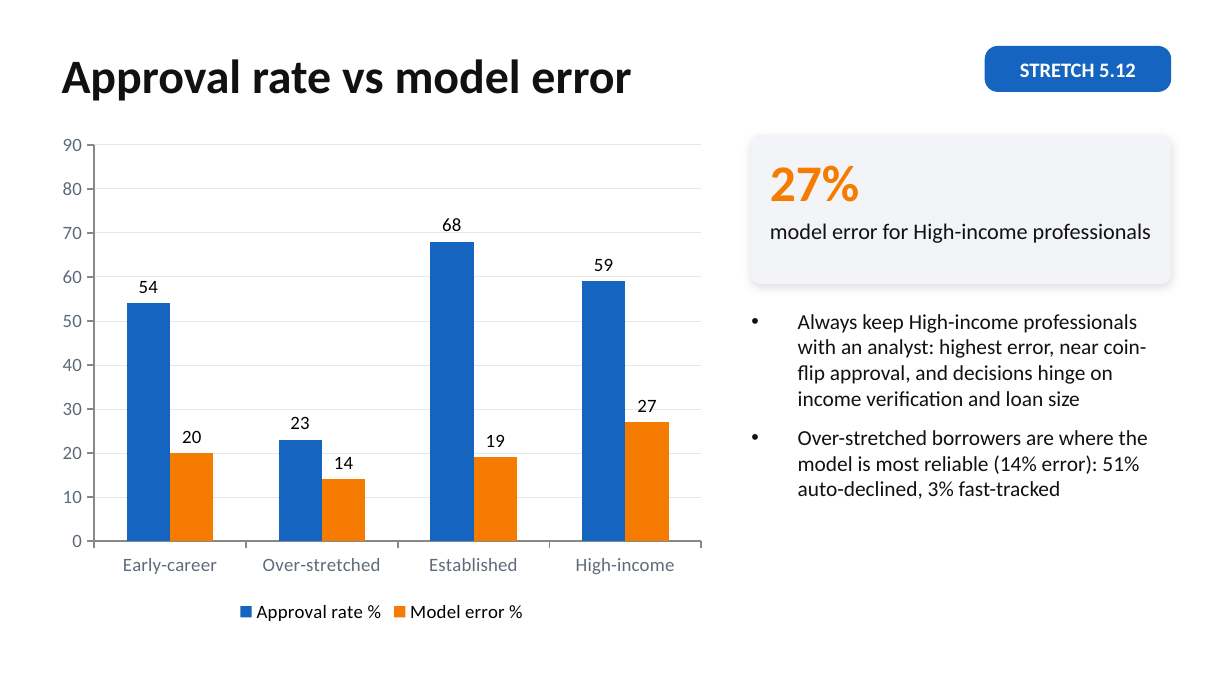
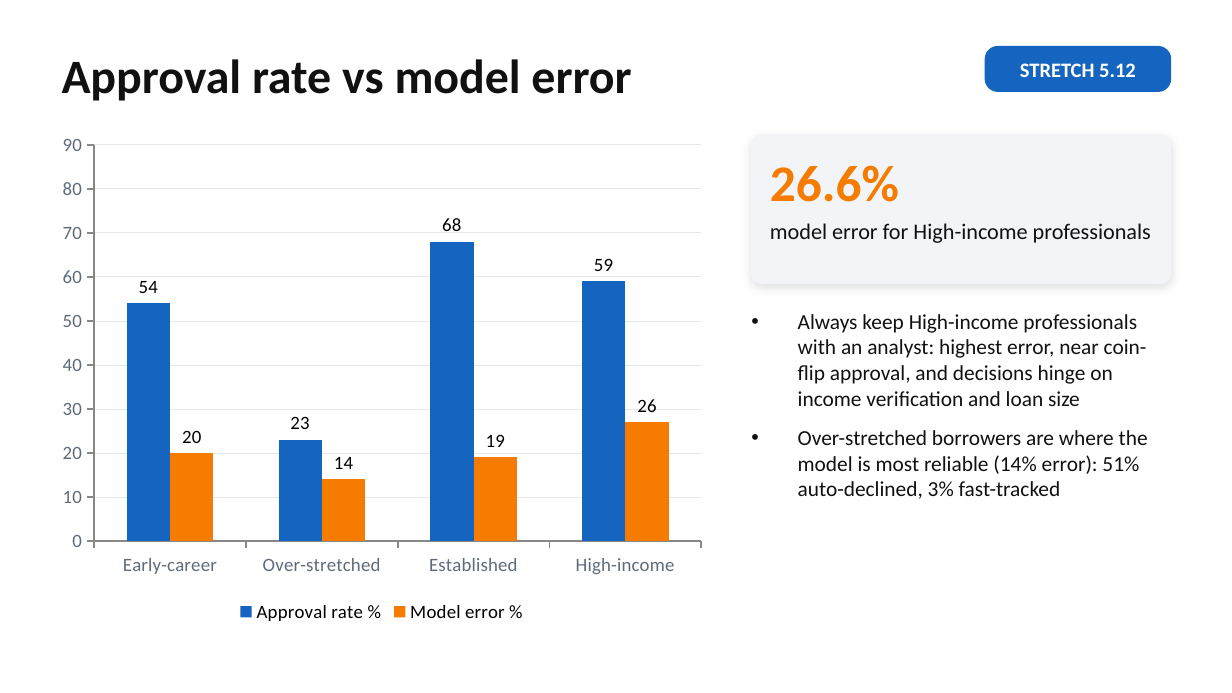
Before and after one commit to Vigneshbabu4/MUC02-Credit-Pre-Screening-Engine, a slide deck: slide 29 of Vigneshbabu_Credit_MUC02.pptx (slide 28 before the commit). Drawn at 1232x693 pixels with LibreOffice and Linux fonts; fonts in the diff are those of the drawing. Boxes give left, top, right and bottom in pixels: in the first picture for what was removed or moved away, otherwise in the second. Text is boxed around its words. In the diff, an @@ line names an element or a change of style, - is before the commit and + after.

```diff
--- a/Vigneshbabu_Credit_MUC02.pptx
+++ b/Vigneshbabu_Credit_MUC02.pptx
@@ column chart at [49,123,715,628] @@
@@ data labels of Model error % changed @@
@@ text at [770,165,899,202]: text changed @@
-27%
+26.6%
```
Also in this commit, not shown: 6 other slides changed, 1 slide added.
